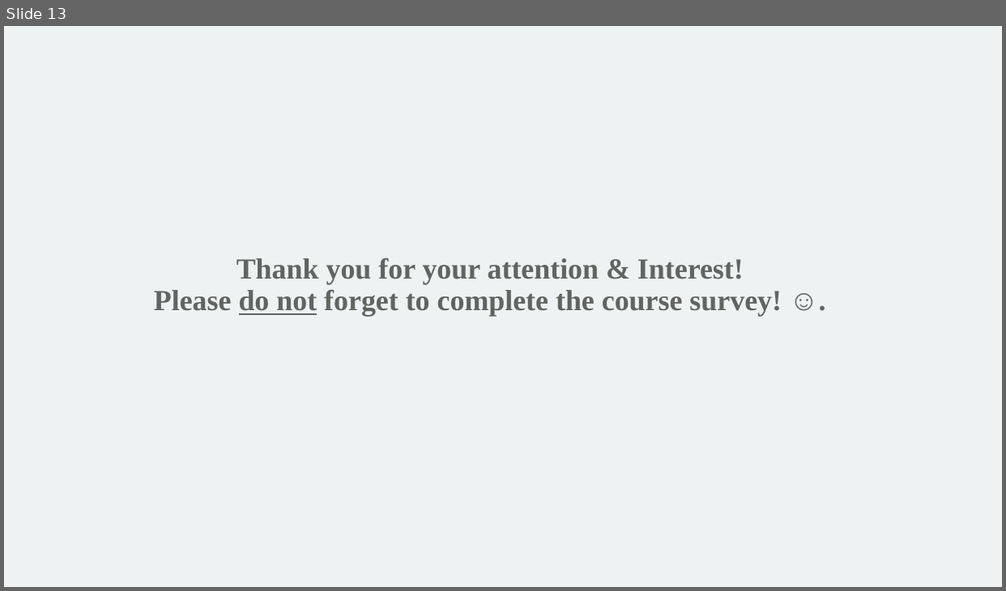
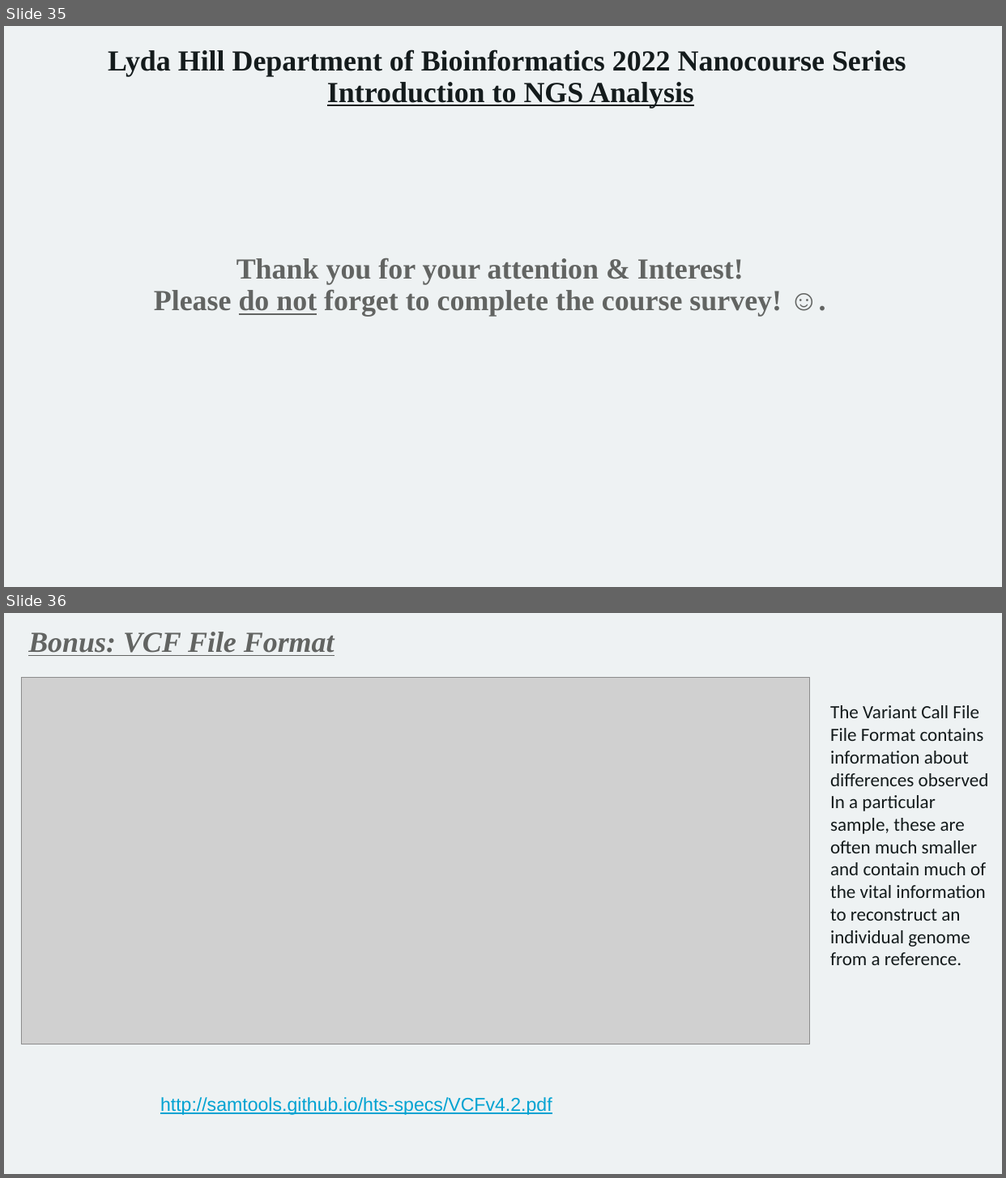
Before and after one commit to mathornton01/2022_UTSW_Lyda_Hill_Department_Introduction_To_NGS_Analysis_Nanocourse, a slide deck: Slides/IntroductionToNGSAnalysis_DayII_MT.pptx. Shown one above the other, each under a label of ours: slide 13 before the commit, slides 35 and 36 after it. The pictures are 1006x591 and 1006x1178 pixels, drawn with LibreOffice and Linux fonts; fonts in the diff are those of the drawing; grey boxes stand for pictures; background and template pictures are left out. Boxes give left, top, right and bottom in pixels: in the first picture for what was removed or moved away, otherwise in the second. Text is boxed around its words. In the diff, an @@ line names an element or a change of style, - is before the commit and + after.

Commit message:
Added final files for how I taught my section of the nanocourse

```diff
--- a/Slides/IntroductionToNGSAnalysis_DayII_MT.pptx
+++ b/Slides/IntroductionToNGSAnalysis_DayII_MT.pptx
@@ slide 36 added at (x1=4, y1=613, x2=1002, y2=1174), background #EEF2F3 @@
@@ text added at (x1=28, y1=632, x2=334, y2=656), 28 pt, text #626462, bold, italic, underline @@
+Bonus: VCF File Format
@@ picture added at (x1=21, y1=677, x2=809, y2=1045) @@
@@ text added at (x1=830, y1=705, x2=989, y2=965), 18 pt, text #141B1C @@
+The Variant Call File File Format contains information about differences observed In a particular sample, these are often much smaller and contain much of the vital information to reconstruct an individual genome from a reference.
@@ text added at (x1=160, y1=1097, x2=552, y2=1115), 18 pt, text #02A3D2, underline @@
+http://samtools.github.io/hts-specs/VCFv4.2.pdf
@@ what was slide 13 is now slide 35 @@
@@ slide 35 changed as well @@
@@ text added at (x1=108, y1=49, x2=906, y2=108), 28 pt, text #141B1C, bold @@
+Lyda Hill Department of Bioinformatics 2022 Nanocourse Series
+Introduction to NGS Analysis
```
Also in this commit, not shown: 7 other slides changed, 23 other slides added, 1 slide removed, 5 other files.
